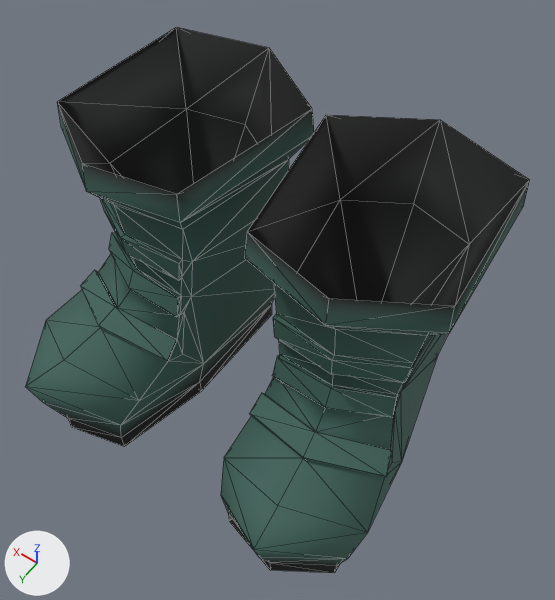
What one commit did to the Blender file blends/Boots.blend.
The view is the same before and after, from a 50 mm lens placed at (-0.531, 0.691, 1.386), pointed at (-0.04, 0.004, 0.305). Arrows for +X, +Y and +Z are at lower left; the lights stay in place. The older version comes first. Mesh edges are drawn as thin lines.

Names of what the first picture shows: 'Boots'.
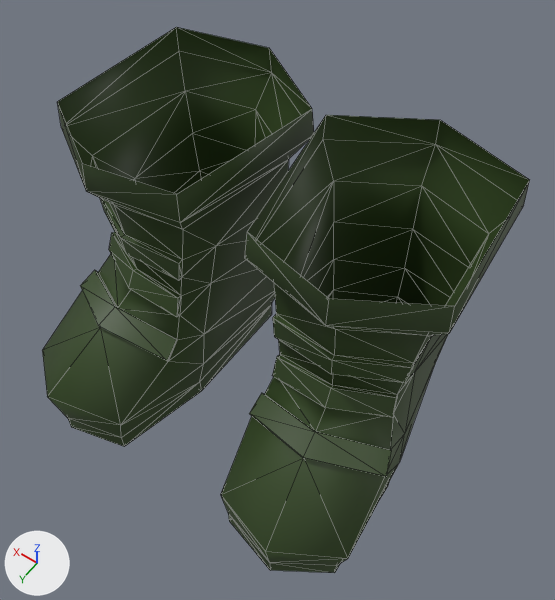
The change, as a list of edits to the scene's bpy script:
```text
Change mat_leather:
    where n1 = _N.new('ShaderNodeBsdfPrincipled'); n1.name = 'Principled BSDF'
    remove n1.inputs[2].default_value = 0.8  # 'Roughness'
    remove n2 = _N.new('ShaderNodeVertexColor'); n2.name = 'Color Attribute'
    add n1.inputs[0].default_value = (0.0363, 0.0689, 0.0172, 1.0)  # 'Base Color', dark green #364a23
    remove _L.new(n2.outputs[0], n1.inputs[0])  # 'Color' to 'Base Color'
Change me_cube_001:
    used by ob_boots; location = (0.0, 0.0, 0.0)
    remove me_cube_001.from_pydata(...)  # 104 vertices, 104 faces; spans x 0.009..0.373, y -0.269..0.365, z 0.0..0.591
    add me_cube_001.from_pydata(...)  # 94 vertices, 94 faces; spans x 0.009..0.368, y -0.269..0.335, z 0.0..0.591
    me_cube_001 part 1
    21 vertices are removed from x 0.072..0.373, y -0.199..0.365, z 0.101..0.461
    42 faces are deleted
    11 vertices are added at x 0.063..0.345, y -0.215..0.335, z 0.101..0.377
    32 new faces join them
```

Where the change shows, as pixel boxes [x1, y1, x2, y2] in the pictures (555 x 600 px; the box of a moved part takes in the faces that stretch with it):
'Boots', recoloured, reshaped: before [25, 27, 529, 573]; after [42, 27, 529, 573]
part 1 of me_cube_001, moved or reshaped: before [25, 27, 529, 566]; after [42, 92, 450, 566]
